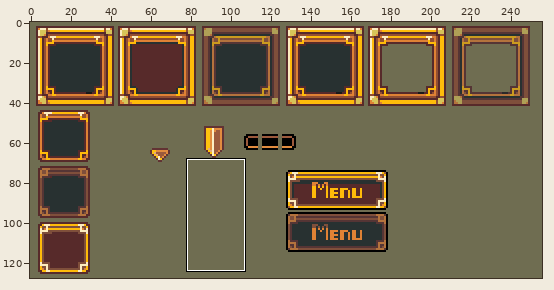
Sprite sheet, stored at images/gui/buttons-and-windows.png. The picture above shows the old version from afar; the outline marks the close-up.
Close-up. First the earlier version:
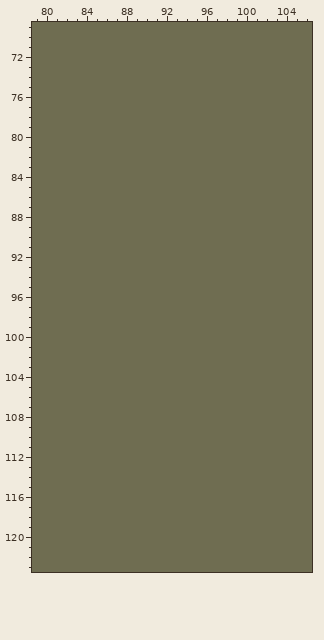
The file is 256x128 pixels. Shown: x 79..106, y 69..123.
New version:
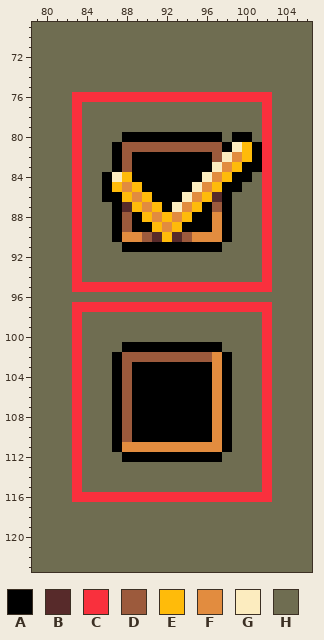
Palette (. is transparent): A #000000  B #572a2a  C #f9303d  D #9c5a3c  E #ffbb0a  F #e28c3f  G #fcecbf  H #6f6d51
Commit message: Added large checkboxes that match our current gui art.
From old to new:
Colour H gives way to colour A in row 80 at x 88 to 97 and 99 to 100; in row 81 at x 87, 98 and 101; in row 82 at x 87, 89 to 96 and 101; in row 83 at x 87, 89 to 96 and 100 to 101; in row 84 at x 86, 89 to 95 and 99 to 100; in row 85 at x 86, 90 to 94 and 98 to 99.
Colour H gives way to colour A in row 86 at x 86 to 87, 91 to 93 and 98; in row 87 at x 87, 92, 96 and 98; in row 88 at x 87, 89, 95 to 96 and 98; in row 89 at x 87, 89 to 90, 94 to 96 and 98; in row 90 at x 87 and 98; in row 91 at x 88 to 97.
Colour H gives way to colour A in row 101 at x 88 to 97; in row 102 at x 87 and 98; in rows 103 to 110 at x 87, 89 to 96 and 98; in row 111 at x 87 and 98; in row 112 at x 88 to 97.
Colour H gives way to colour B in row 86 at x 97; in row 87 at x 88; in row 90 at x 91 and 93.
Colour H gives way to colour C in row 76 at x 83 to 102; in rows 77 to 94 at x 83 and 102; in row 95 at x 83 to 102; in row 97 at x 83 to 102; in rows 98 to 115 at x 83 and 102; in row 116 at x 83 to 102.
Colour H gives way to colour D in row 81 at x 88 to 97; in row 82 at x 88 and 97; in row 83 at x 88; in row 87 at x 97; in rows 88 to 89 at x 88; in row 90 at x 90 and 94.
Colour H gives way to colour D in row 102 at x 88 to 96; in rows 103 to 110 at x 88.
Colour H gives way to colour E in rows 81 to 82 at x 100; in row 83 at x 99; in row 84 at x 88 and 98; in row 85 at x 87, 89 and 97; in row 86 at x 88, 90 and 96; in row 87 at x 89, 91 and 95.
Colour H gives way to colour E in row 88 at x 90, 92 and 94; in row 89 at x 91 and 93; in row 90 at x 92.
Colour H gives way to colour F in row 82 at x 99; in row 83 at x 98; in row 84 at x 97; in row 85 at x 88 and 96; in row 86 at x 89 and 95; in row 87 at x 90 and 94.
Colour H gives way to colour F in row 88 at x 91, 93 and 97; in row 89 at x 92 and 97; in row 90 at x 88 to 89 and 95 to 97; in rows 102 to 110 at x 97; in row 111 at x 88 to 97.
Colour H gives way to colour G in row 81 at x 99; in row 82 at x 98; in row 83 at x 97; in row 84 at x 87 and 96; in row 85 at x 95; in row 86 at x 94.
Colour H gives way to colour G in row 87 at x 93.
Changed places in both close-ups, as pixel boxes (x1, y1, x2, y2):
changed: (72, 92, 272, 502)
